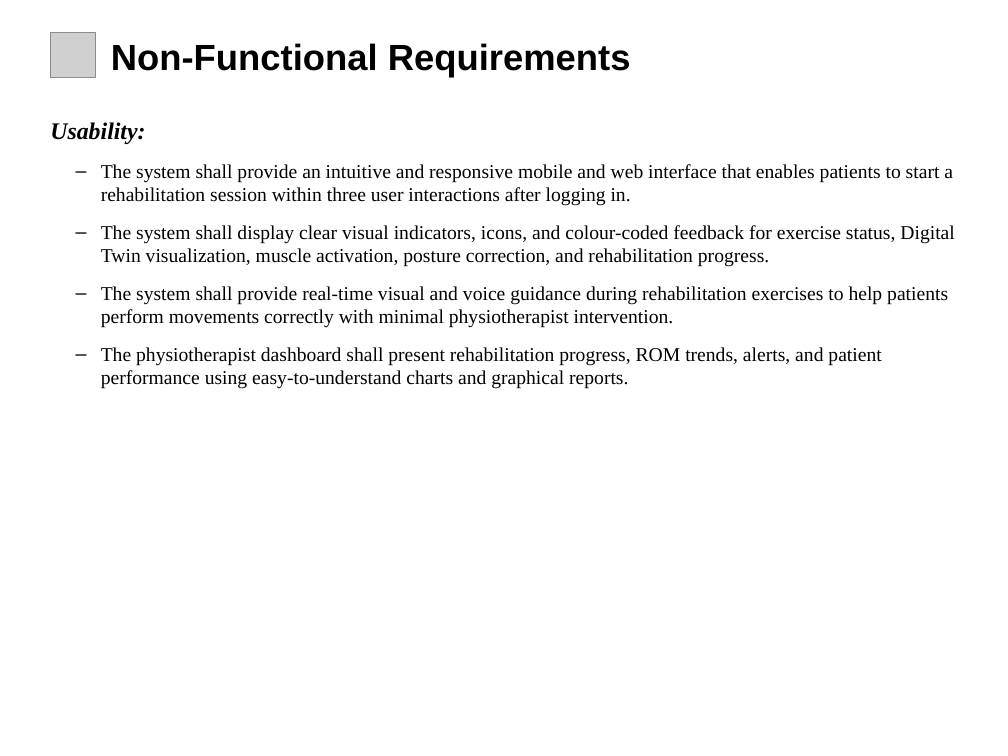
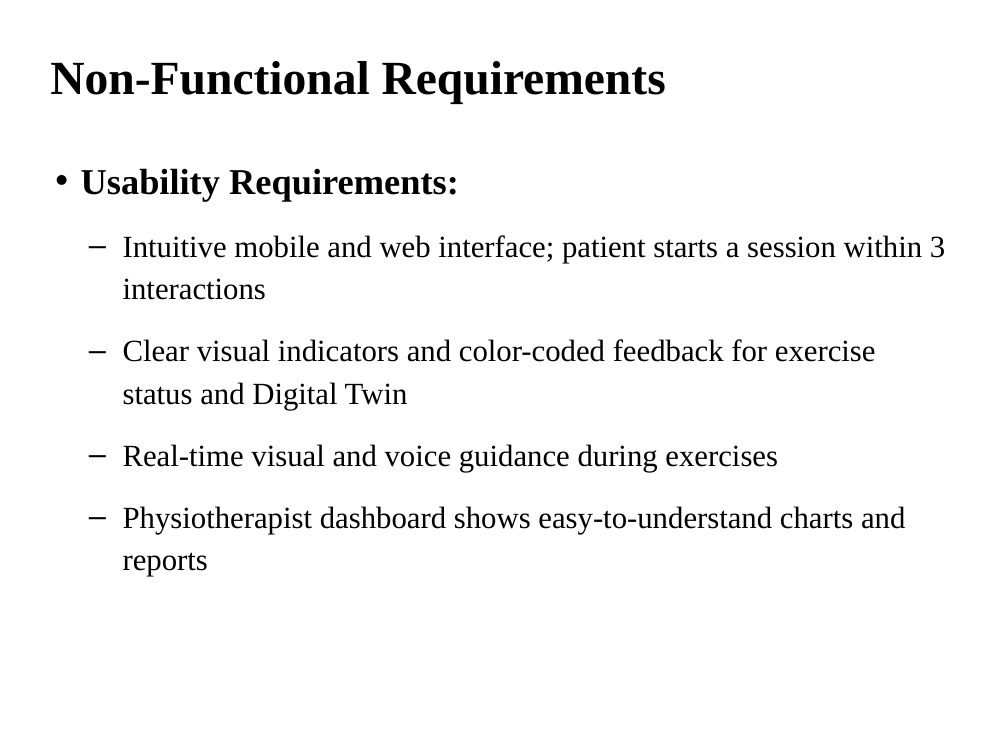
Before and after one commit to Tehreem-cmpsc/intelirehab, a slide deck: slide 12 of docs/presentations/InteliRehab_60_Percent_Presentation.pptx (slide 10 before the commit). Drawn at 1008x756 pixels with LibreOffice and Linux fonts; fonts in the diff are those of the drawing; grey boxes stand for pictures. Boxes give left, top, right and bottom in pixels: in the first picture for what was removed or moved away, otherwise in the second. Text is boxed around its words. In the diff, an @@ line names an element or a change of style, - is before the commit and + after.

```diff
--- a/docs/presentations/InteliRehab_60_Percent_Presentation.pptx
+++ b/docs/presentations/InteliRehab_60_Percent_Presentation.pptx
@@ text "Non-Functional Requirements": place and size @@
-text "Non-Functional Requirements" at <box>111,43,631,78</box>
+text "Non-Functional Requirements" at <box>50,61,666,104</box>
@@ text "Non-Functional Requirements" at <box>50,61,666,104</box>: size 26 to 34 pt, font Arial to Times New Roman @@
@@ picture removed at <box>50,32,96,78</box> @@
@@ text at <box>81,168,945,576</box>: text changed; size 14 to 22 pt @@
-Usability:
-  – The system shall provide an intuitive and responsive mobile and web interface that enables patients to start a rehabilitation session within three user interactions after logging in.
-  – The system shall display clear visual indicators, icons, and colour-coded feedback for exercise status, Digital Twin visualization, muscle activation, posture correction, and rehabilitation progress.
-  – The system shall provide real-time visual and voice guidance during rehabilitation exercises to help patients perform movements correctly with minimal physiotherapist intervention.
-  – The physiotherapist dashboard shall present rehabilitation progress, ROM trends, alerts, and patient performance using easy-to-understand charts and graphical reports.
+• Usability Requirements:
+  – Intuitive mobile and web interface; patient starts a session within 3 interactions
+  – Clear visual indicators and color-coded feedback for exercise status and Digital Twin
+  – Real-time visual and voice guidance during exercises
+  – Physiotherapist dashboard shows easy-to-understand charts and reports
```
Also in this commit, not shown: 12 other slides changed, 24 slides added, 12 slides removed, 55 other files.
